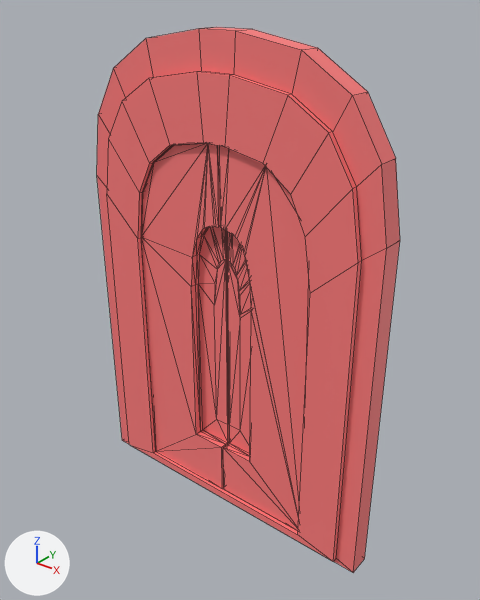
An edit to the FBX model T-800/Assets/FBX/Assets/env_mov_porte.fbx, drawn before and after from the same camera.
The view is the same before and after, from a camera (50 mm lens) standing at (4.19, -5.03, 5.88) and looking at (0.05, 0.13, 2.68). The axes (+X, +Y, +Z) are drawn at lower left. The lights are the same throughout. Mesh edges are drawn as thin lines. Where no turn or scale is listed for an object, it has been applied to the vertices. Vertices at the same position are counted once.

Names of what the first picture shows: 'porte', 'porte_droite', 'porte_gauche'.
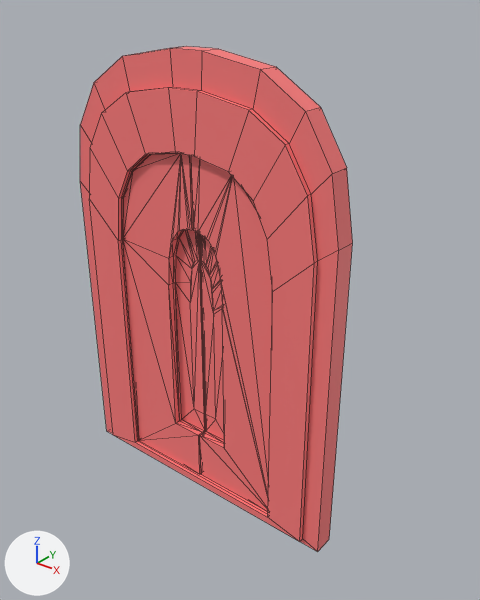
Where the newer file only moved an object's origin or applied its transform, the numbers keep the older frame.

Boxes [x1, y1, x2, y2] around the edits, measured in the pictures (480 x 600 px):
'porte', moved, rescaled (10% narrower, 7% shorter)
    before: [97, 27, 400, 572]
    after: [80, 46, 353, 552]
'porte_droite', mesh rescaled (10% narrower, 7% shorter)
    before: [219, 146, 310, 530]
    after: [191, 156, 273, 512]
'porte_gauche', mesh rescaled (7% shorter)
    before: [142, 143, 229, 488]
    after: [122, 153, 206, 474]

What the commit changed:
me_mesh has 132 vertices, 132 faces and spans x -87.0..20.0, y -6.0..5.0, z 0.0..157.0.
me_mesh is used by ob_porte; location (1.17, 0.0, 0.0); scale (0.0347, 0.0347, 0.0347).
me_mesh part 2: the whole mesh is scaled about its middle by 1.32, then moved by (18.0, 0.0, 25.0).
me_mesh_002 has 157 vertices, 310 faces and spans x 0.02..1.19, y -0.12..0.12, z 0.03..4.29.
me_mesh_002 is used by ob_porte_gauche; location (-1.2, -0.04, 0.13).
me_mesh_002 part 3: the whole mesh is scaled about its middle by 0.961, then moved by (-0.37, 0.02, -0.08).
me_mesh_001 has 168 vertices, 332 faces and spans x -1.15..0.02, y -0.15..0.08, z 0.16..4.43.
me_mesh_001 is used by ob_porte_droite; location (1.17, 0.0, 0.0).
me_mesh_001 part 1: the whole mesh is scaled about its middle by 0.961, then moved by (-0.41, 0.02, -0.08).
Object 'porte' (ob_porte) moves from (1.17, 0.0, 0.0) to (0.0, 0.01, 0.01).
Object 'porte' (ob_porte) is rescaled from (0.0347, 0.0347, 0.0347) to (0.0254, 0.0254, 0.0254).
